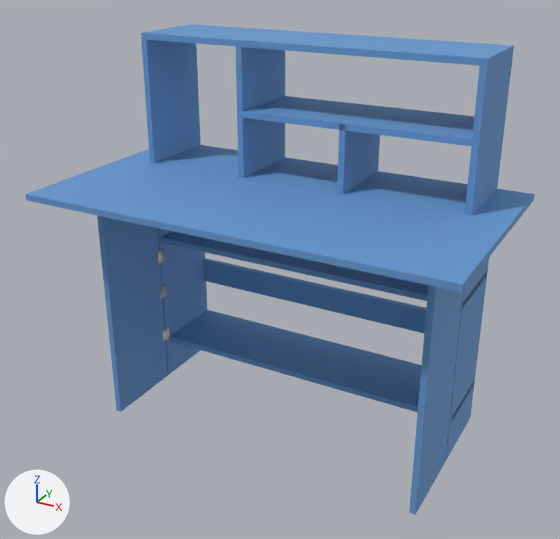
The OBJ model app/src/main/assets/Data/models/study_table.obj as it was, and as the next commit left it.
The view is the same before and after, from a camera (50 mm lens) standing at (36.2, -72.0, 40.6) and looking at (-1.4, -3.6, 6.4). Lighting does not change. The marker at lower left points along +X, +Y and +Z. Where no turn or scale is listed for an object, it has been applied to the vertices.
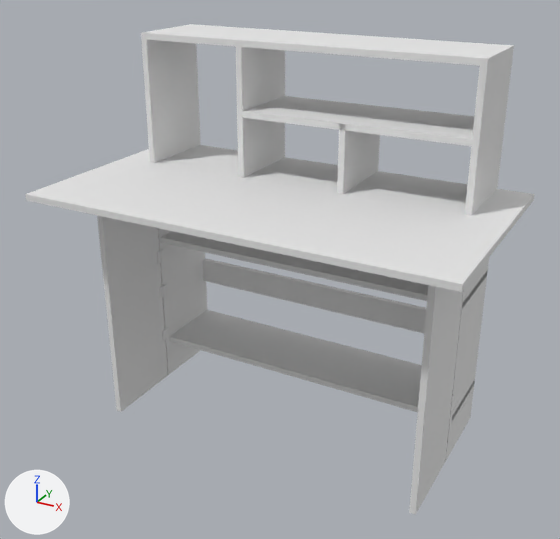
The newer file is also turned or shifted as a whole; pictures and numbers use the older file's frame.

What differs and where, as boxes (x1, y1, x2, y2) in the pictures (560 x 539 px):
'Box006_1', recoloured (blue to white)
    both: (141, 24, 514, 461)
'Box004_1', recoloured (blue to white)
    both: (25, 145, 535, 292)
'Box012_1', recoloured (blue to white)
    both: (160, 231, 488, 420)
'Box016_1', recoloured (blue to white)
    both: (97, 215, 168, 412)
'Box017_1', recoloured (blue to white)
    both: (409, 285, 463, 515)

What changed in the scene script:
```text
Change mat_material:
    mat_material.base_color: (0.13, 0.318, 0.64) -> (0.8, 0.8, 0.8)  # blue #6599d1 -> white #e7e7e7
```
